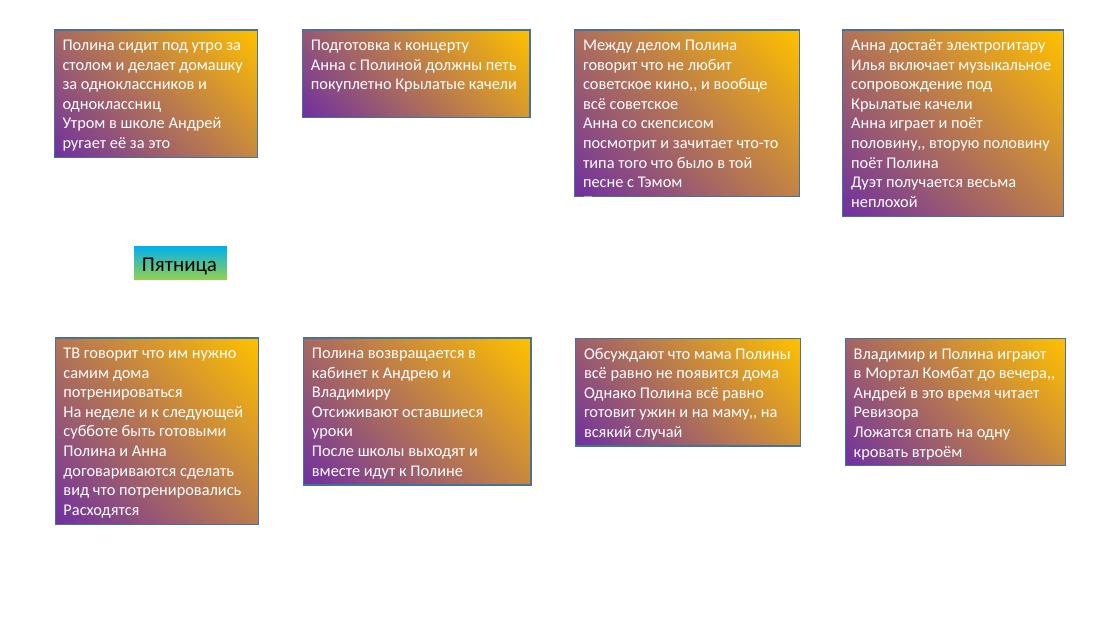
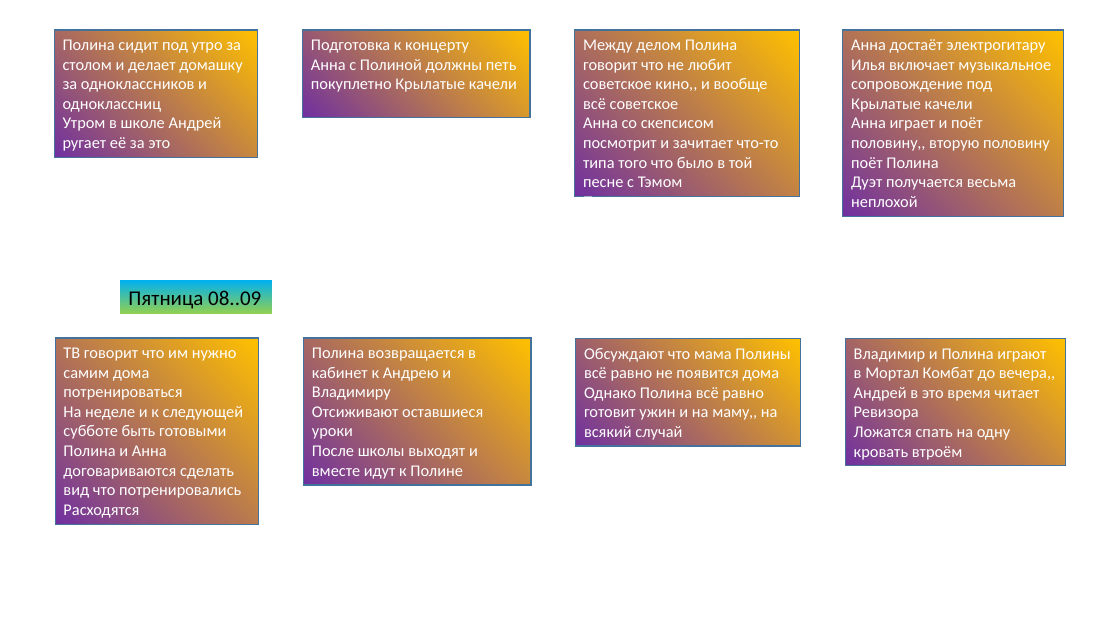
Before and after one commit to pollottence42/LotText, a slide deck: slide 2 of SaO/Рабочее/План.pptx (slide 1 before the commit). Drawn at 1120x630 pixels with LibreOffice and Linux fonts; fonts in the diff are those of the drawing. Boxes give left, top, right and bottom in pixels: in the first picture for what was removed or moved away, otherwise in the second. Text is boxed around its words. In the diff, an @@ line names an element or a change of style, - is before the commit and + after.

```diff
--- a/SaO/Рабочее/План.pptx
+++ b/SaO/Рабочее/План.pptx
@@ rectangle "Пятница 08..09": place and size @@
-rectangle "Пятница 08..09" at <box>134,246,227,280</box>
+rectangle "Пятница 08..09" at <box>120,280,271,313</box>
@@ text in rectangle at <box>128,287,261,311</box>: text changed @@
-Пятница
+Пятница 08..09
```
Also in this commit, not shown: 1 other slide changed, 1 slide added, 6 other files.
